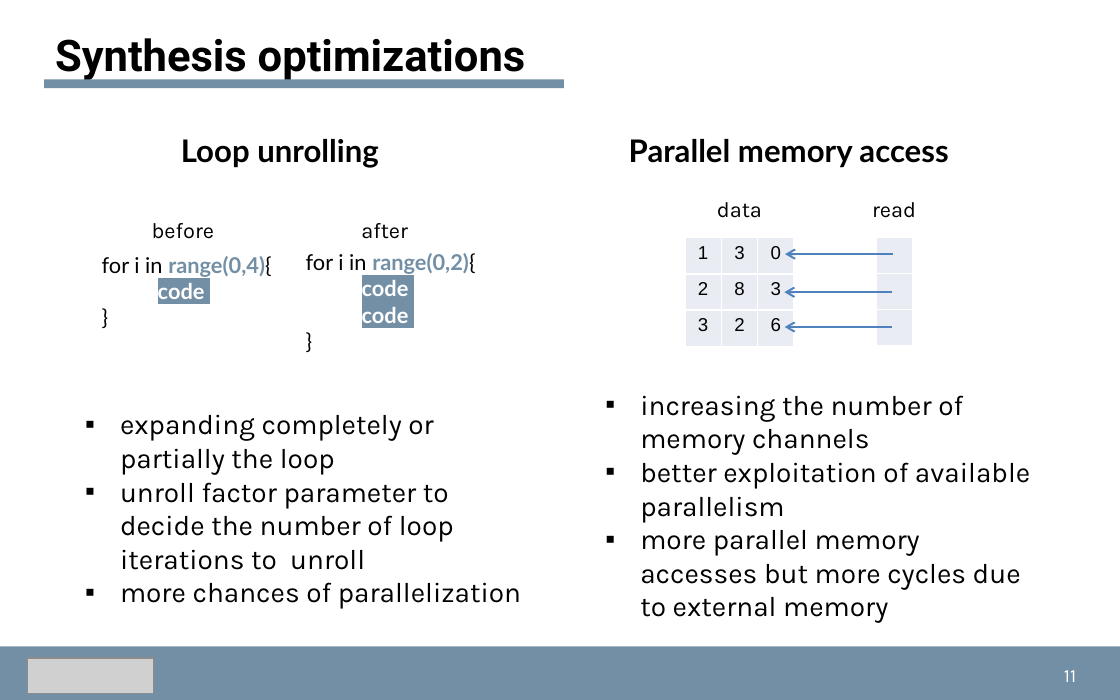
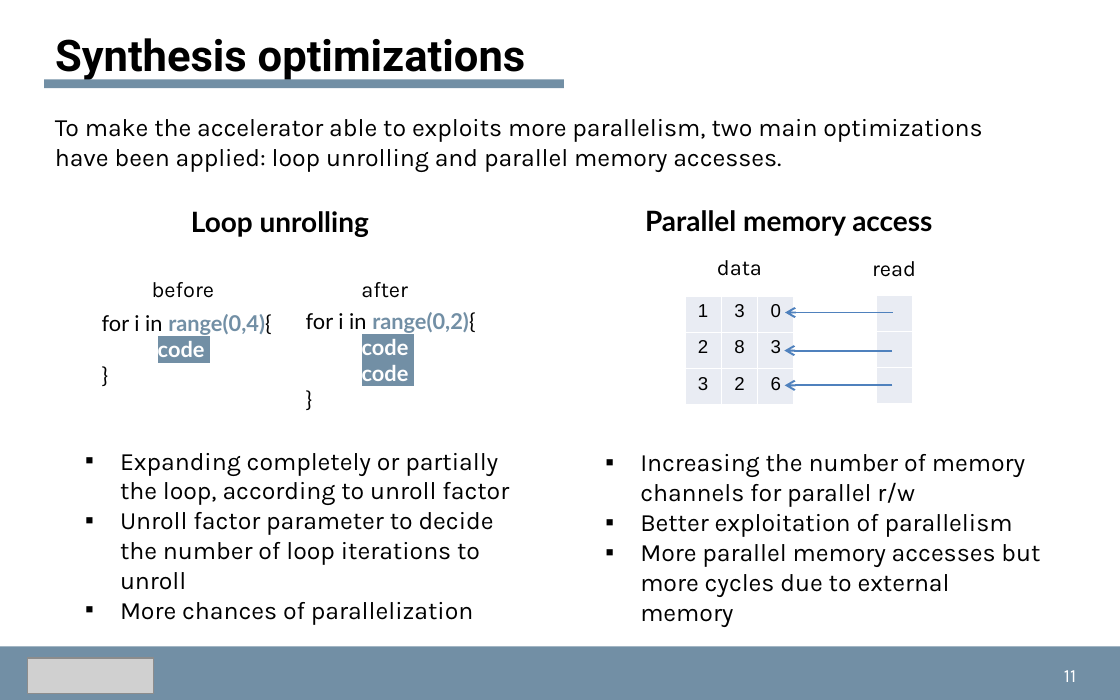
Before and after one commit to dmsgnn/master-thesis, a slide deck: slide 11 of docs/presentation/presentation.pptx. Drawn at 1120x700 pixels with LibreOffice and Linux fonts; fonts in the diff are those of the drawing; grey boxes stand for pictures. Boxes give left, top, right and bottom in pixels: in the first picture for what was removed or moved away, otherwise in the second. Text is boxed around its words. In the diff, an @@ line names an element or a change of style, - is before the commit and + after.

```diff
--- a/docs/presentation/presentation.pptx
+++ b/docs/presentation/presentation.pptx
@@ text added at bbox=[55, 119, 982, 172], 16 pt, text #000000 @@
+To make the accelerator able to exploits more parallelism, two main optimizations have been applied: loop unrolling and parallel memory accesses.
@@ text "Loop unrolling": place and size @@
-text "Loop unrolling" at bbox=[181, 139, 379, 168]
+text "Loop unrolling" at bbox=[191, 211, 369, 237]
@@ text "Loop unrolling" at bbox=[191, 211, 369, 237]: size 20 to 18 pt @@
@@ text "Parallel memory access" at bbox=[645, 210, 932, 236]: size 20 to 18 pt @@
@@ text "Parallel memory access": place and size @@
-text "Parallel memory access" at bbox=[629, 139, 948, 168]
+text "Parallel memory access" at bbox=[645, 210, 932, 236]
@@ 6 texts, 3 arrows, 2 tables: place and size @@
-6 texts, 3 arrows, 2 tables at bbox=[102, 202, 916, 346]
+6 texts, 3 arrows, 2 tables at bbox=[102, 260, 916, 404]
@@ text at bbox=[120, 453, 509, 620]: text changed; size 18 to 16 pt @@
-▪ expanding completely or partially the loop
-▪ unroll factor parameter to decide the number of loop iterations to unroll
-▪ more chances of parallelization
+▪ Expanding completely or partially the loop, according to unroll factor
+▪ Unroll factor parameter to decide the number of loop iterations to unroll
+▪ More chances of parallelization
@@ text at bbox=[640, 454, 1040, 597]: text changed; size 18 to 16 pt @@
-▪ increasing the number of memory channels
-▪ better exploitation of available parallelism
-▪ more parallel memory accesses but more cycles due to external memory
+▪ Increasing the number of memory channels for parallel r/w
+▪ Better exploitation of parallelism
+▪ More parallel memory accesses but more cycles due to external memory
```
Also in this commit, not shown: 14 other slides changed, 1 other file.
